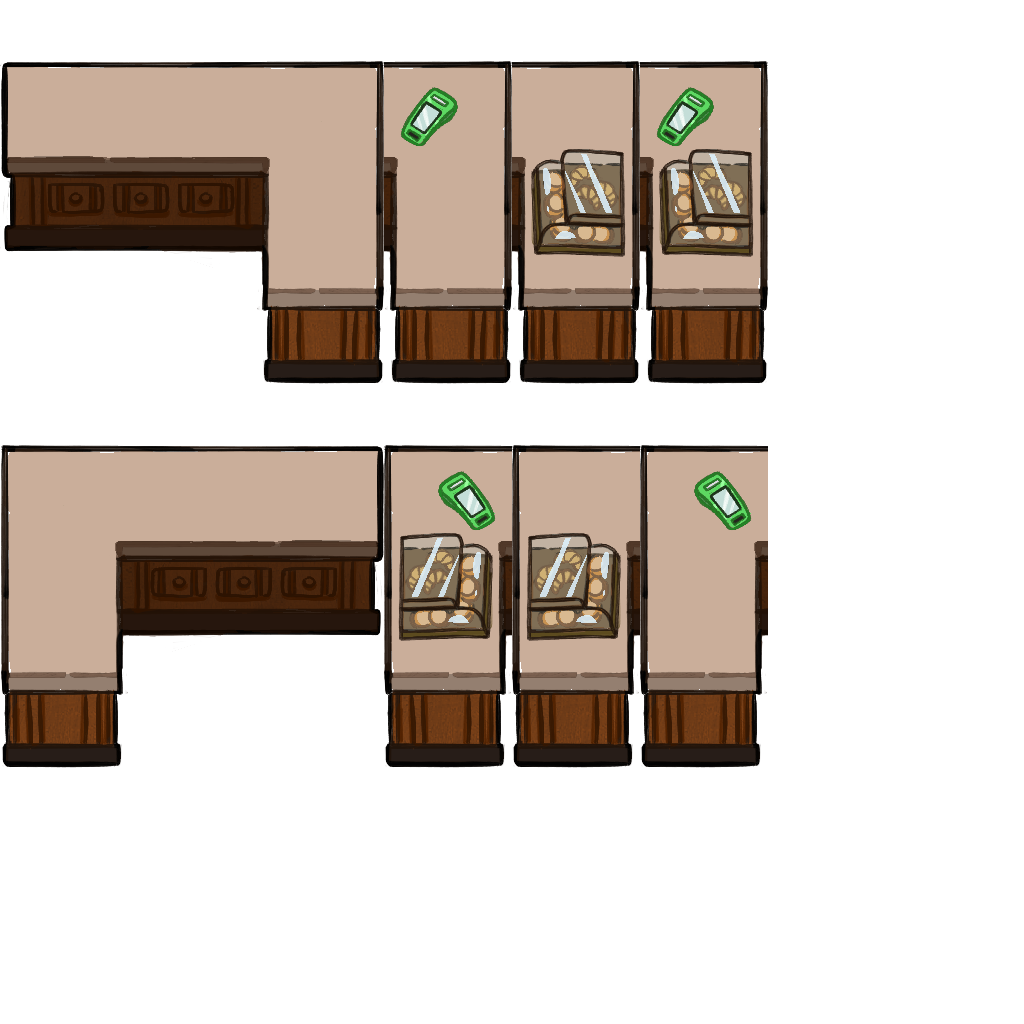
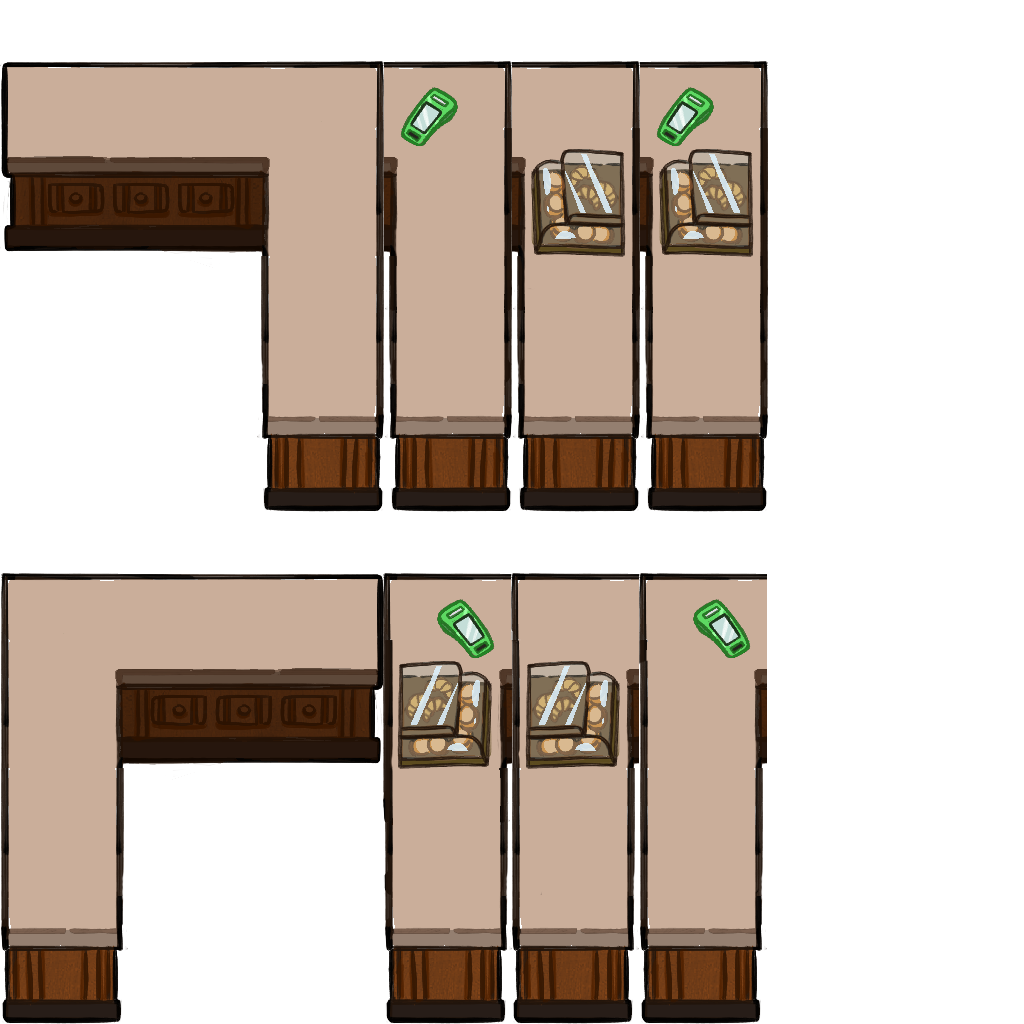
Comparing the layer stacks of the two 1024px x 1024px images. Changes:
renamed "Layer 7" to "Layer 7 copiar", moved it above "Camada 1", painted on it over bbox(511, 445, 640, 1024)
renamed "Layer 8" to "Camada 1", painted on it over bbox(383, 445, 512, 1024)
renamed "Layer 6" to "Camada 3", painted on it over bbox(639, 445, 768, 1024)
renamed "Layer 5" to "Balcão_vazio_esquerda", moved it above "Balcãp_maquininha_direita", painted on it over bbox(1, 445, 385, 1024)
renamed "Layer 2" to "Balcãp_maquininha_direita", moved it above "Balcão_ambos_direita", painted on it over bbox(384, 128, 512, 512)
renamed "Layer 4" to "Balcão_ambos_direita", painted on it over bbox(640, 128, 768, 512)
renamed "Layer 3" to "Balcão_estufa_direita", painted on it over bbox(512, 128, 640, 512)
renamed "Layer 1" to "Balcão_vazio_direita", painted on it over bbox(1, 256, 384, 512)
